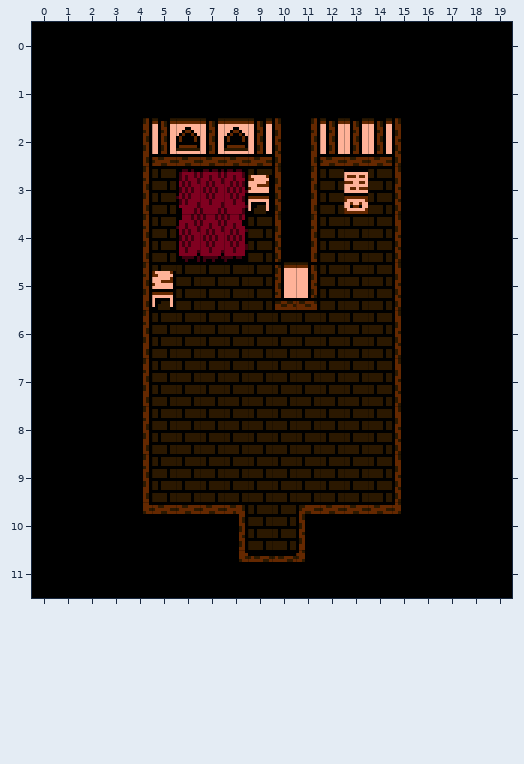
Two states of a Tiled map, tiled/forest_room_20.tmx. Above is the file before it was changed.
Cells are 8x16 px. Shown: x 0..19, y 0..11.
And afterwards:
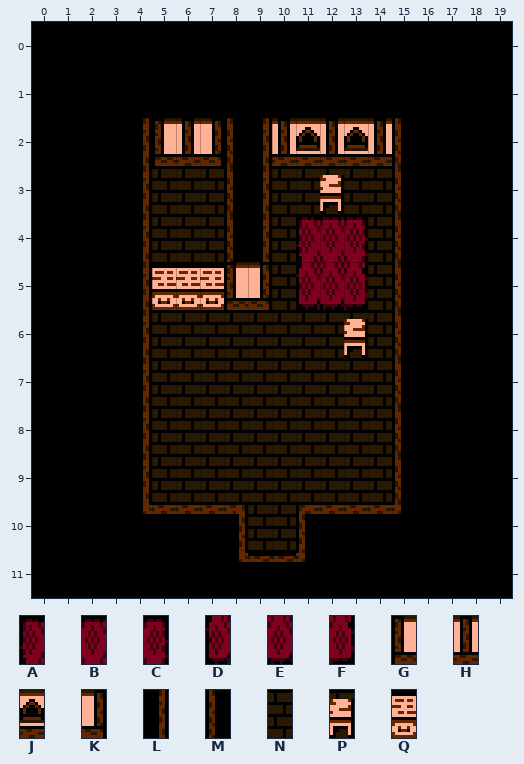
Key: from "forest_carpet": A 1, B 2, C 3, D 6, E 7, F 8; from "forest_house": G 0, H 1, J 2, K 5, L 10, M 11, N 19, P 20, Q 21.
_ is an empty cell.
Tiles replaced or removed in this view: A, B, C, D, E, F, G, H, J, K, L, M, N, P, Q.
Change:
Changed rows in their new state; . is an unchanged cell.
Layer "Tile Layer 1":
first column x 5:
 2 GHKMLHJ.J
 3 .NNMLNNPN
 4 .NNMLNABC
 5 QQQGKNDEF
 6 ........P
Boxes around the changes in both pictures, in picture pixels (x1, y1, x2, y2):
changed: (152, 118, 368, 358)
